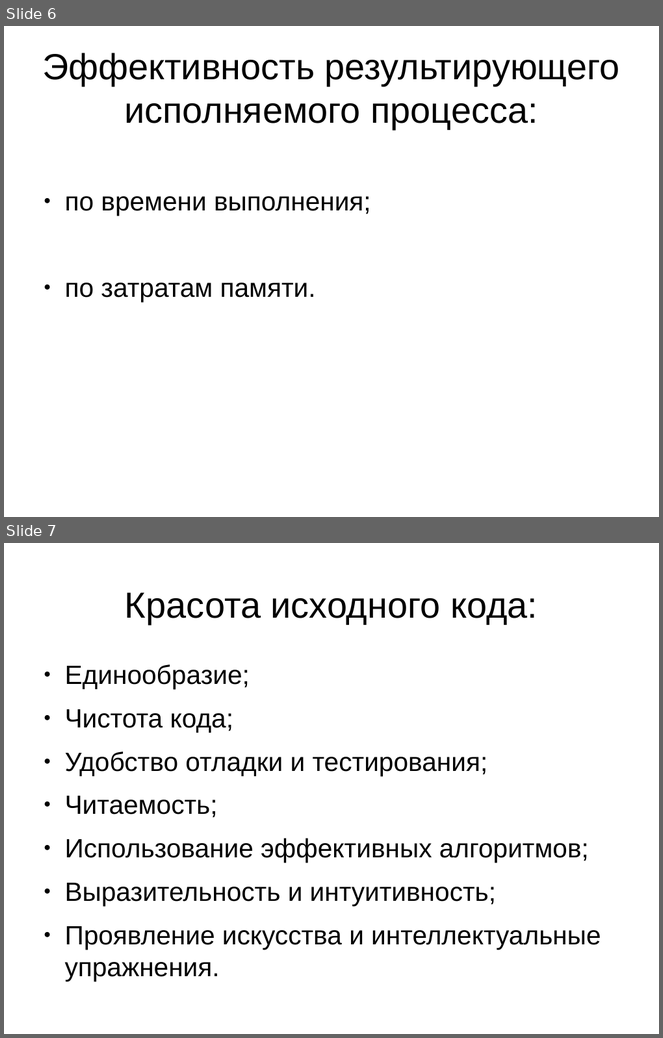
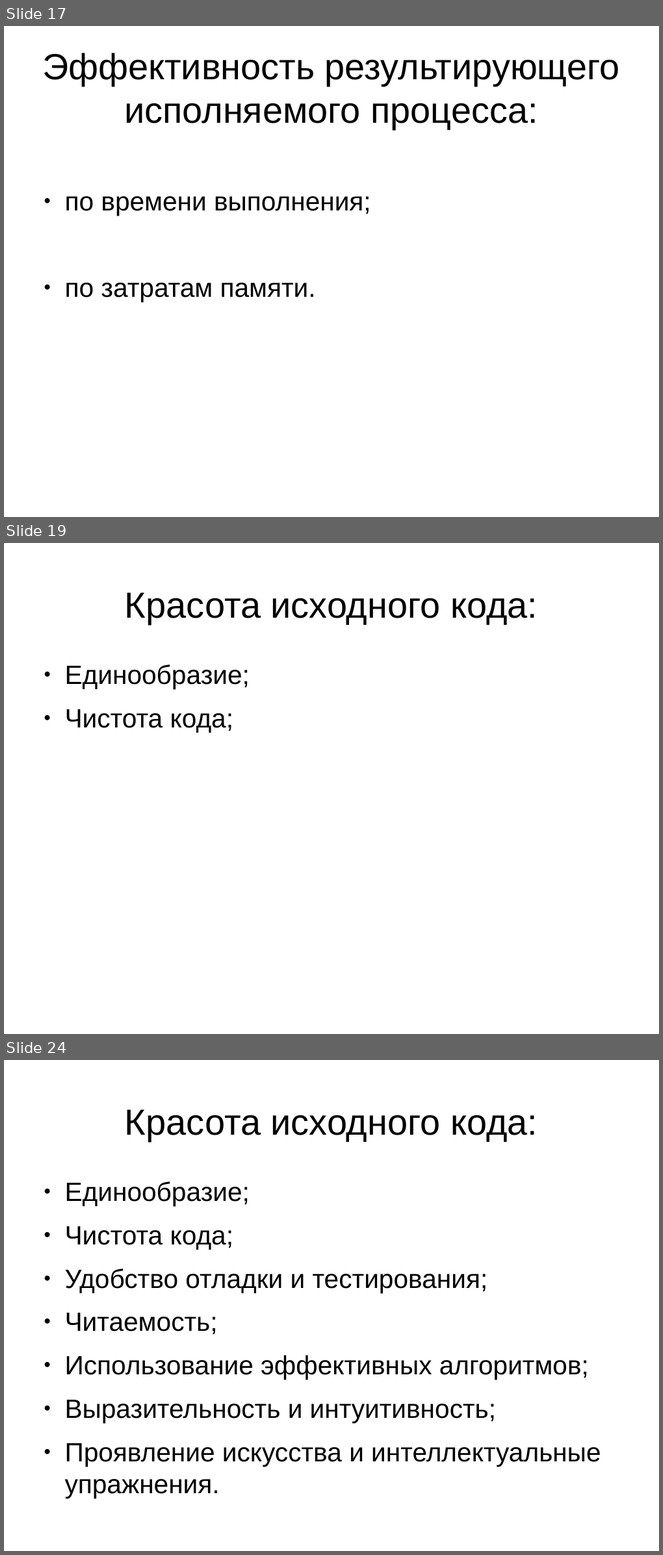
Before and after one commit to altersign/code-beauty, a slide deck: slideshow.odp. Shown one above the other, each under a label of ours: slides 6 and 7 before the commit, slides 17, 19 and 24 after it; the slides between them are not shown. The pictures are 663x1038 and 663x1555 pixels, drawn with LibreOffice and Linux fonts; fonts in the diff are those of the drawing. Boxes give left, top, right and bottom in pixels: in the first picture for what was removed or moved away, otherwise in the second. Text is boxed around its words. In the diff, an @@ line names an element or a change of style, - is before the commit and + after.

```diff
--- a/slideshow.odp
+++ b/slideshow.odp
@@ slide 19 added at (4, 543, 659, 1034), background #FFFFFF @@
@@ title added at (125, 592, 538, 624), 44 pt, text #000000 @@
+Красота исходного кода:
@@ text added at (65, 665, 250, 733), 32 pt, text #000000 @@
+● Единообразие;
+● Чистота кода;
@@ what was slide 6 is now slide 17 @@
@@ what was slide 7 is now slide 24 @@
```
Also in this commit, not shown: 1 slide changed, 24 other slides added.
